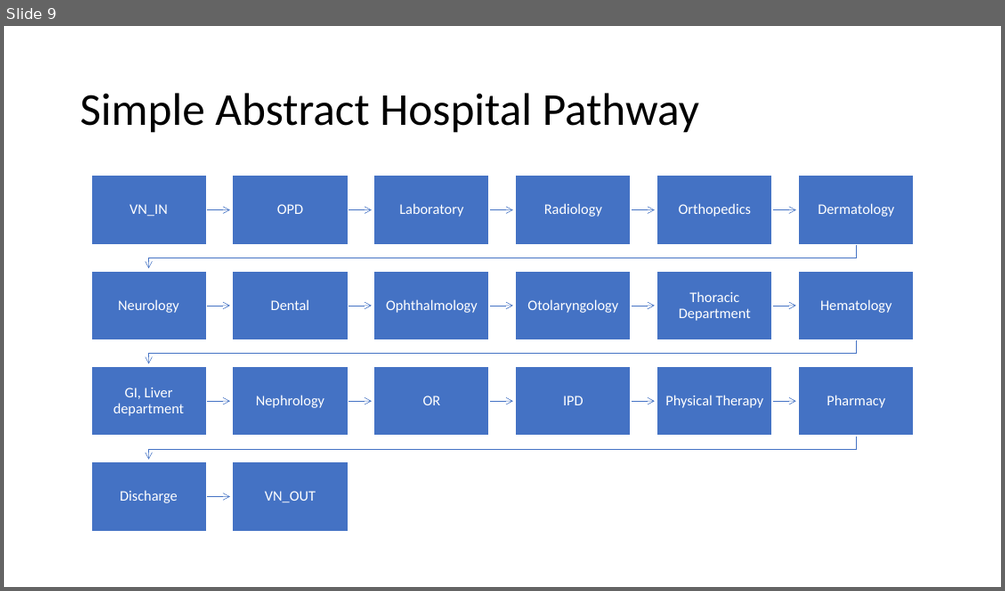
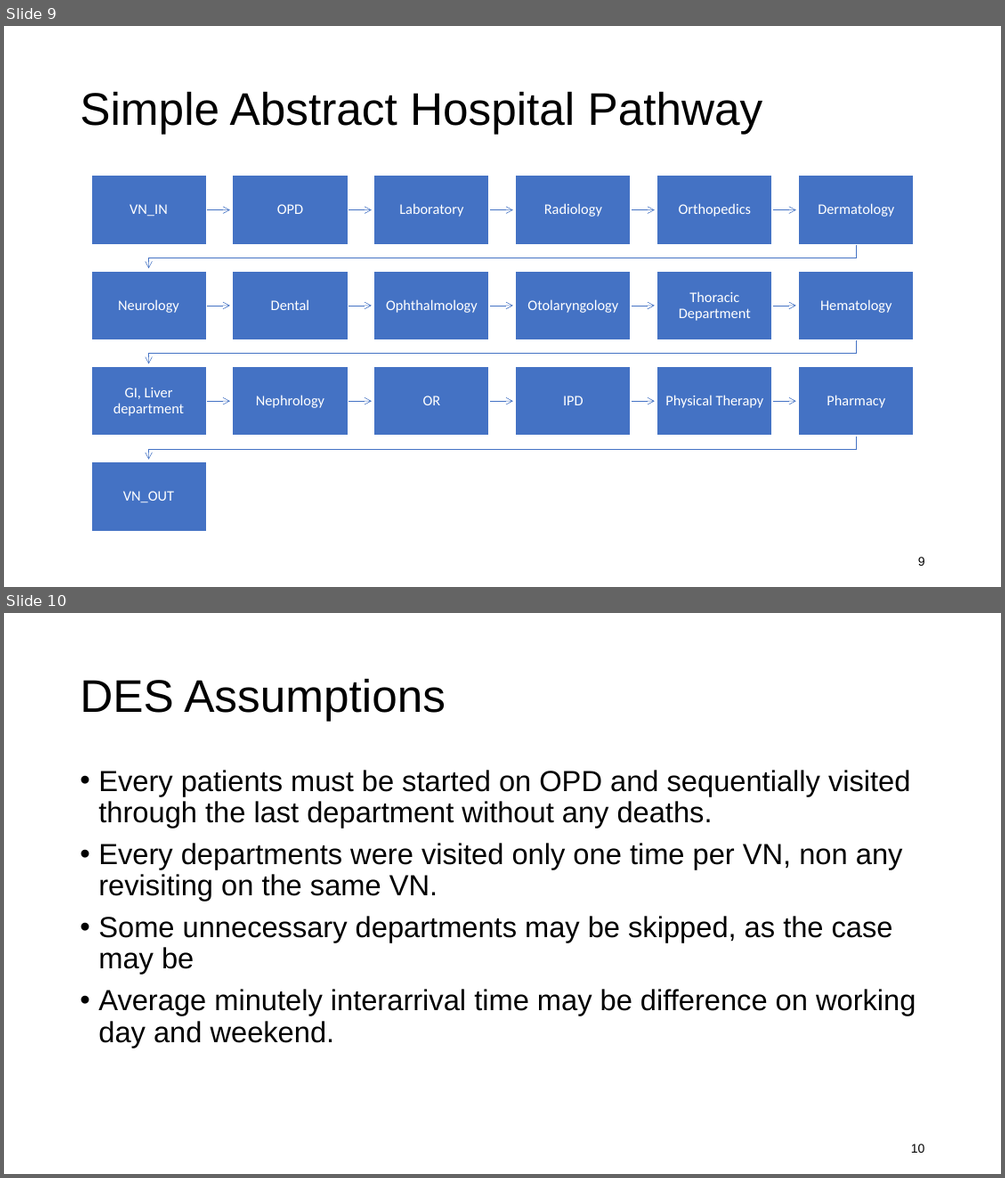
Before and after one commit to kawin7538/ds_hospital_project, a slide deck: memo_presentation/memo.pptx. Shown one above the other, each under a label of ours: slide 9 before the commit, slides 9 and 10 after it. The pictures are 1005x591 and 1005x1178 pixels, drawn with LibreOffice and Linux fonts; fonts in the diff are those of the drawing. Boxes give left, top, right and bottom in pixels: in the first picture for what was removed or moved away, otherwise in the second. Text is boxed around its words. In the diff, an @@ line names an element or a change of style, - is before the commit and + after.

```diff
--- a/memo_presentation/memo.pptx
+++ b/memo_presentation/memo.pptx
@@ slide 10 added at (x1=4, y1=613, x2=1001, y2=1174), background #FFFFFF @@
@@ title added at (x1=80, y1=678, x2=445, y2=721), 44 pt, text #000000 @@
+DES Assumptions
@@ text added at (x1=98, y1=770, x2=915, y2=1047), 28 pt, text #000000 @@
+• Every patients must be started on OPD and sequentially visited through the last department without any deaths.
+• Every departments were visited only one time per VN, non any revisiting on the same VN.
+• Some unnecessary departments may be skipped, as the case may be
+• Average minutely interarrival time may be difference on working day and weekend.
@@ page number added at (x1=911, y1=1143, x2=925, y2=1152), 12 pt, text #000000 @@
+10
@@ slide 9 changed as well @@
@@ title "Simple Abstract Hospital Pathway" at (x1=80, y1=91, x2=763, y2=134): font Calibri to Arial @@
@@ text "VN_OUT" moved from (x1=265, y1=491, x2=316, y2=502) to (x1=123, y1=491, x2=174, y2=502) @@
@@ rectangle removed at (x1=233, y1=462, x2=348, y2=531) @@
@@ text removed at (x1=120, y1=490, x2=178, y2=503) @@
-Discharge
@@ freeform shape removed at (x1=206, y1=492, x2=230, y2=500) @@
@@ page number added at (x1=918, y1=556, x2=925, y2=565), 12 pt, text #000000 @@
+9
```
Also in this commit, not shown: 12 other slides changed, 1 other slide added, 1 slide removed, 5 other files.
